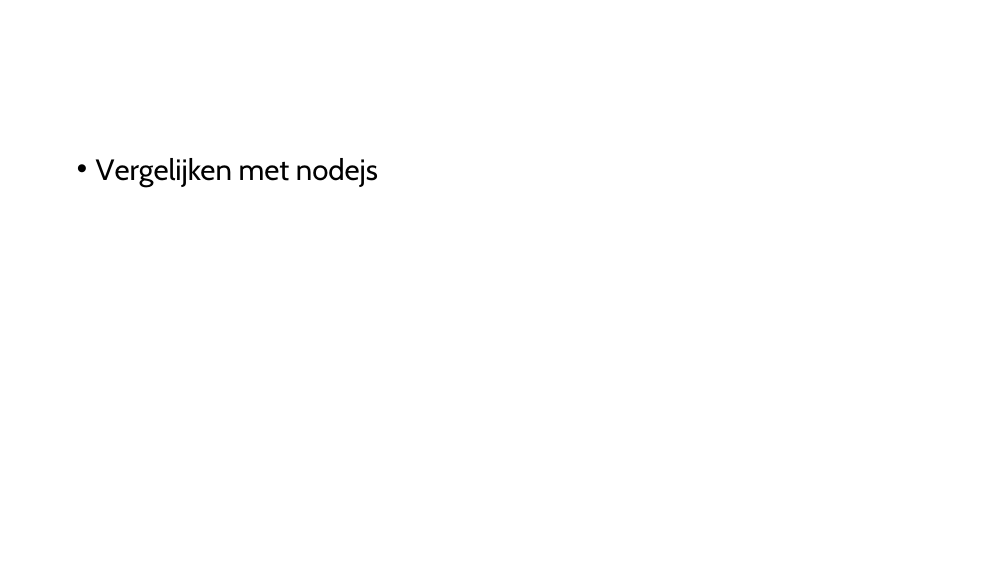
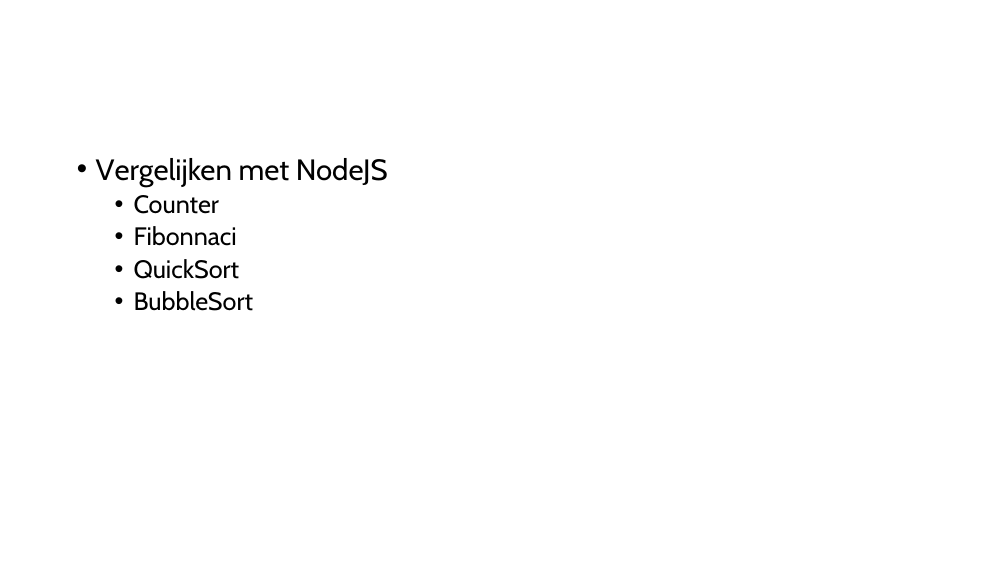
Before and after one commit to vervoortkobe/SoftwareTrends-Presentatie-Go-3ITSOF1, a slide deck: slide 10 of Golang.pptx. Drawn at 1008x567 pixels with LibreOffice and Linux fonts; fonts in the diff are those of the drawing; background and template pictures are left out. Boxes give left, top, right and bottom in pixels: in the first picture for what was removed or moved away, otherwise in the second. Text is boxed around its words. In the diff, an @@ line names an element or a change of style, - is before the commit and + after.

```diff
--- a/Golang.pptx
+++ b/Golang.pptx
@@ text at (96,158,388,311): text changed; size 28 to 24 pt @@
-• Vergelijken met nodejs
+• Vergelijken met NodeJS
+  • Counter
+  • Fibonnaci
+  • QuickSort
+  • BubbleSort
```
Also in this commit, not shown: 1 other slide changed, 5 other files.
